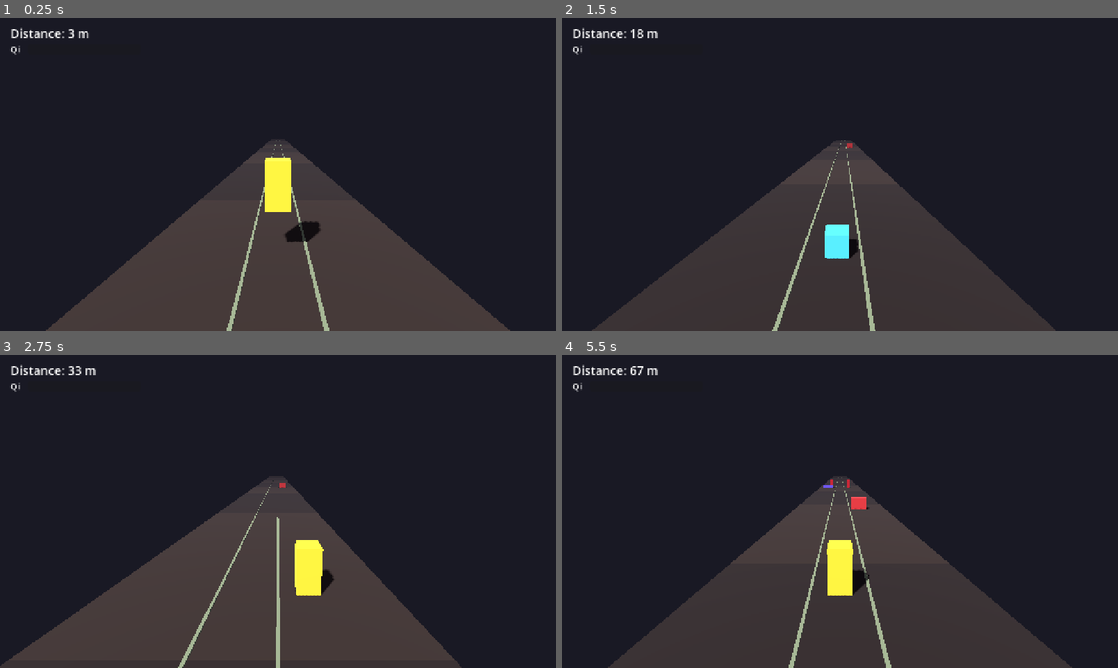
Above: before the commit, frames 1-4 (two rows, left to right).
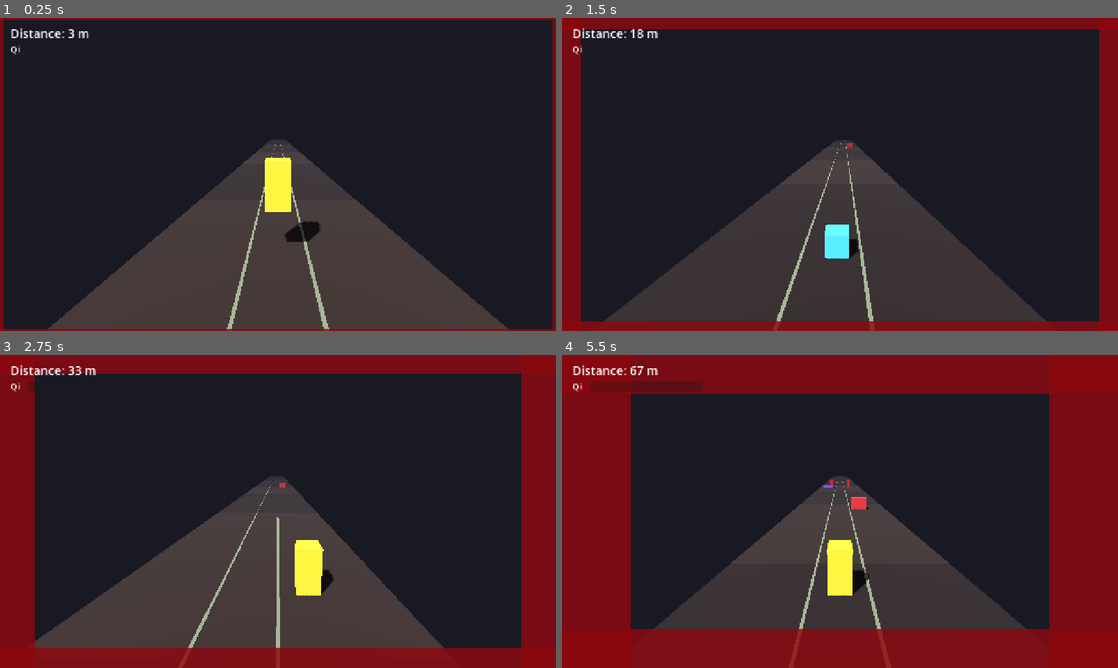
Above: after the commit, the same moments.

Repository: DanielEleojo/tribulation
Game: Godot game, scene res://scenes/game.tscn
The game is run twice, just before and just after one commit, with the same random seed, the same clock (stepped at 60 frames per second) and the same inputs.
Inputs (mouse positions are in pixels of both pictures, inside the frame that each line leads up to):
- Up to frame 1 (0.25 s): no input
- Up to frame 2 (1.5 s): tap Enter (restart) at 0.5 s; move the mouse to (962, 158) at 0.52 s; hold Right (move_right) 0.53-1.28 s; tap F (slash) at 0.6 s; click (962, 158) at 0.67 s; tap Space (jump) at 0.77 s; move the mouse to (728, 190) at 1.27 s; hold Left (move_left) from 1.28 s (still down); tap Down (slide) at 1.35 s; click (728, 190) at 1.42 s
- Up to frame 3 (2.75 s): tap Space (jump) at 1.52 s; move the mouse to (333, 442) at 2.02 s; release Left (move_left) at 2.03 s; hold Right (move_right) from 2.03 s (still down); tap F (slash) at 2.1 s; click (333, 442) at 2.17 s
- Up to frame 4 (5.5 s): move the mouse to (812, 574) at 2.77 s; tap Down (slide) at 2.85, 4.35 s; click (812, 574) at 2.92 s; tap Space (jump) at 3.02, 3.77, 4.52 s; move the mouse to (1006, 558) at 3.52 s; release Right (move_right) at 3.53 s; hold Left (move_left) from 3.53 s (still down); tap F (slash) at 3.6, 5.1 s; click (1006, 558) at 3.67 s; tap Enter (restart) at 4.15 s; move the mouse to (673, 464) at 4.27 s; click (673, 464) at 4.42 s; move the mouse to (867, 511) at 5.02 s; click (867, 511) at 5.17 s

The runs differ from the first frame. In frame 1, 2.6% of the frame differs, in the area x 0-100%, y 0-100%; in frame 2, 13%; in frame 3, 23%; in frame 4, 43%.

Commit message:
Phase 2.C: Heavenly Net (closing edges, kills push back, closure=death)

Diff:
--- a/scenes/game.tscn
+++ b/scenes/game.tscn
@@ -7,6 +7,7 @@
 [ext_resource type="Script" path="res://scripts/camera_follow.gd" id="5_cam"]
 [ext_resource type="Script" path="res://scripts/hud.gd" id="6_hud"]
 [ext_resource type="Script" path="res://scripts/spawner.gd" id="7_spawn"]
+[ext_resource type="Script" path="res://scripts/net_overlay.gd" id="8_net"]
 
 [node name="Game" type="Node3D" groups=["game"]]
 script = ExtResource("1_game")
@@ -26,6 +27,9 @@
 
 [node name="Camera" type="Camera3D" parent="."]
 script = ExtResource("5_cam")
+
+[node name="Net" type="CanvasLayer" parent="."]
+script = ExtResource("8_net")
 
 [node name="HUD" type="CanvasLayer" parent="."]
 script = ExtResource("6_hud")
--- a/scripts/game.gd
+++ b/scripts/game.gd
@@ -5,12 +5,18 @@
 
 signal died
 signal qi_changed(qi: float, qi_max: float)
+signal net_changed(net: float)
 
 @export var qi_max: float = 100.0      # Qi needed to trigger a Qi Burst
 @export var qi_per_kill: float = 20.0  # Qi gained per enemy slain (5 kills = burst)
 
+@export var net_close_rate: float = 0.045   # how fast the Heavenly Net closes (per sec)
+@export var net_push_per_kill: float = 0.12 # how much a kill pushes the net back
+@export var net_burst_relief: float = 0.30  # extra net relief from a Qi Burst
+
 var is_dead: bool = false
 var qi: float = 0.0
+var net: float = 0.0                  # 0 = open, 1 = closed (death)
 
 func _ready() -> void:
 	add_to_group("game")
@@ -26,8 +32,12 @@
 		qi_changed.connect(hud.on_qi_changed)
 	if swipe != null:
 		swipe.tapped.connect(_on_tap)
+	var net_overlay := get_tree().get_first_node_in_group("net_overlay")
+	if net_overlay != null:
+		net_changed.connect(net_overlay.on_net_changed)
 
 	qi_changed.emit(qi, qi_max)   # initialize the HUD bar at 0
+	net_changed.emit(net)
 
 func _setup_world() -> void:
 	# Environment: dark color background + soft ambient + distance fog (hides the
@@ -52,10 +62,17 @@
 	sun.shadow_enabled = true
 	add_child(sun)
 
-func _process(_delta: float) -> void:
+func _process(delta: float) -> void:
 	# Restart (Enter) only acts on the death screen.
-	if is_dead and Input.is_action_just_pressed("restart"):
-		restart()
+	if is_dead:
+		if Input.is_action_just_pressed("restart"):
+			restart()
+		return
+	# The Heavenly Net steadily closes; full closure is death.
+	net = minf(1.0, net + net_close_rate * delta)
+	net_changed.emit(net)
+	if net >= 1.0:
+		die()
 
 ## Called by an obstacle when it touches the player.
 func die() -> void:
@@ -70,6 +87,9 @@
 		return
 	qi = minf(qi_max, qi + qi_per_kill * float(count))
 	qi_changed.emit(qi, qi_max)
+	# Each kill pushes the Heavenly Net back.
+	net = maxf(0.0, net - net_push_per_kill * float(count))
+	net_changed.emit(net)
 	if qi >= qi_max:
 		_qi_burst()
 
@@ -81,6 +101,9 @@
 	_spawn_burst_fx()
 	qi = 0.0
 	qi_changed.emit(qi, qi_max)
+	# A burst also throws the Heavenly Net back.
+	net = maxf(0.0, net - net_burst_relief)
+	net_changed.emit(net)
 
 func _spawn_burst_fx() -> void:
 	var p := get_tree().get_first_node_in_group("player")
--- /dev/null
+++ b/scripts/net_overlay.gd
@@ -0,0 +1,52 @@
+extends CanvasLayer
+## The Heavenly Net: four dark edges that close inward as the net tightens.
+## net = 0 -> edges invisible (fully open); net = 1 -> edges meet (closed = death).
+## Driven by the game coordinator via on_net_changed().
+
+const HALF_W: float = 640.0     # design-space half width (1280 base, canvas_items stretch)
+const HALF_H: float = 360.0     # design-space half height (720 base)
+const NET_COLOR := Color(0.55, 0.03, 0.06, 0.82)
+
+var _top: ColorRect
+var _bottom: ColorRect
+var _left: ColorRect
+var _right: ColorRect
+
+func _ready() -> void:
+	add_to_group("net_overlay")
+	layer = 0   # above the 3D world, below the HUD text (HUD is layer 1)
+	_top = _make_edge()
+	_bottom = _make_edge()
+	_left = _make_edge()
+	_right = _make_edge()
+	_set_anchors(_top, 0.0, 0.0, 1.0, 0.0)      # full width, pinned to top
+	_set_anchors(_bottom, 0.0, 1.0, 1.0, 1.0)   # full width, pinned to bottom
+	_set_anchors(_left, 0.0, 0.0, 0.0, 1.0)     # full height, pinned to left
+	_set_anchors(_right, 1.0, 0.0, 1.0, 1.0)    # full height, pinned to right
+	on_net_changed(0.0)
+
+func _make_edge() -> ColorRect:
+	var r := ColorRect.new()
+	r.color = NET_COLOR
+	r.mouse_filter = Control.MOUSE_FILTER_IGNORE
+	add_child(r)
+	return r
+
+func _set_anchors(r: ColorRect, l: float, t: float, rr: float, b: float) -> void:
+	r.anchor_left = l
+	r.anchor_top = t
+	r.anchor_right = rr
+	r.anchor_bottom = b
+	r.offset_left = 0.0
+	r.offset_top = 0.0
+	r.offset_right = 0.0
+	r.offset_bottom = 0.0
+
+## Resize the edges to reflect how closed the net is (0..1).
+func on_net_changed(net: float) -> void:
+	var h: float = net * HALF_H
+	var w: float = net * HALF_W
+	_top.offset_bottom = h
+	_bottom.offset_top = -h
+	_left.offset_right = w
+	_right.offset_left = -w
Not shown, changed: devlog.txt
Not shown: 1 places in scenes/game.tscn that only renumber resources
